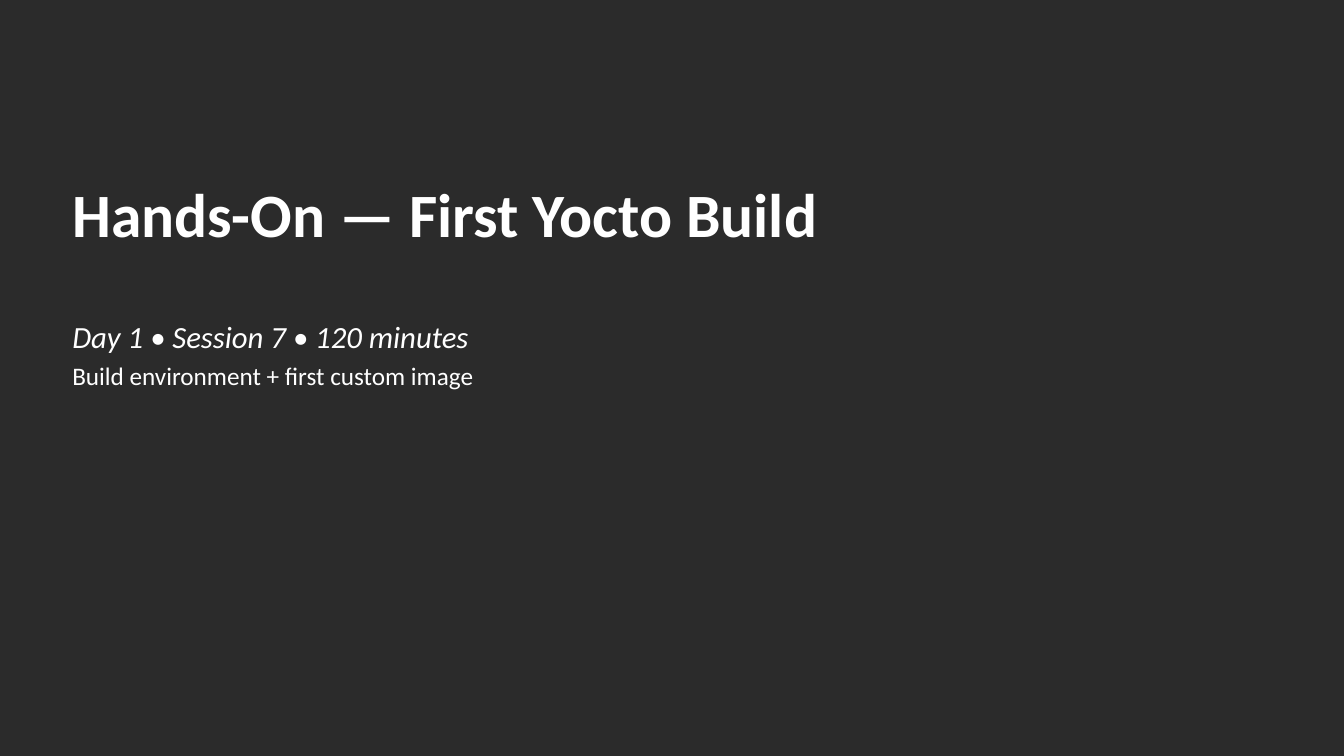
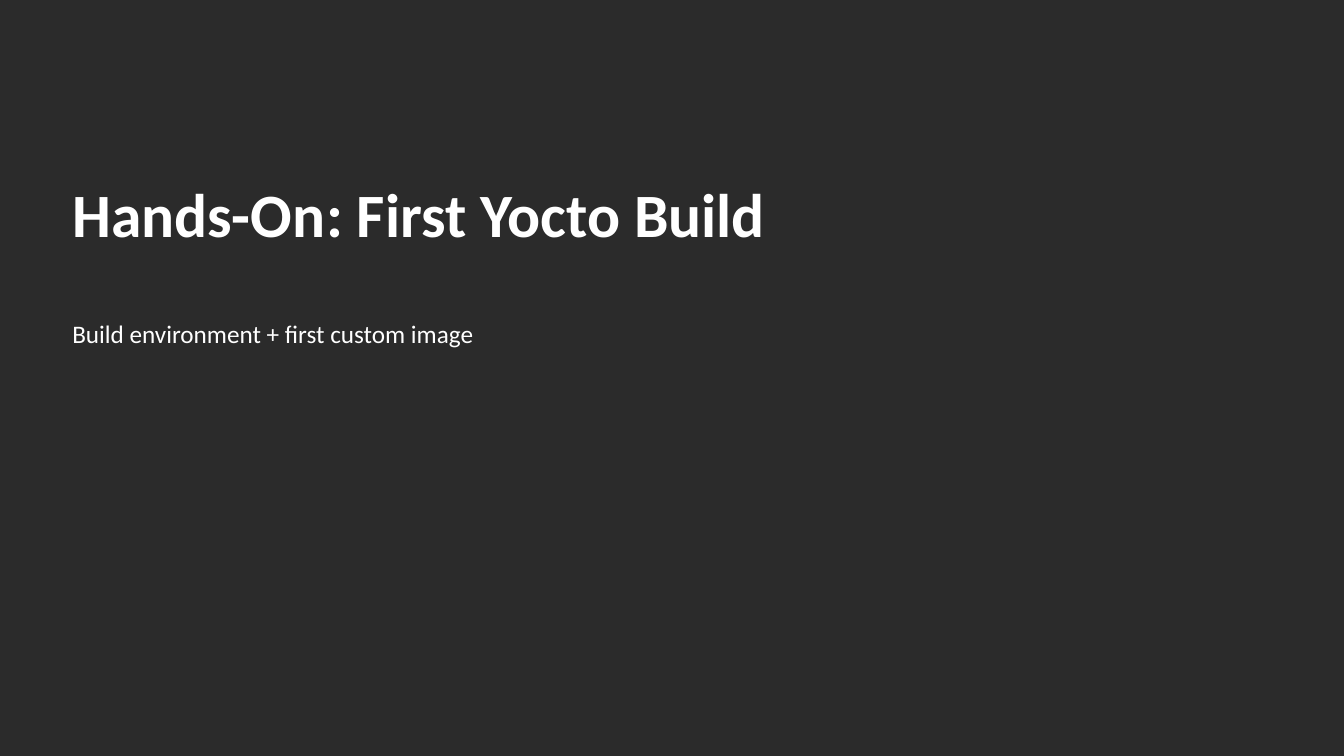
Before and after one commit to EmertxeInfoTech/Allegion-Training-Materials, a slide deck: slide 1 of yocto_training_all_session_decks/session_decks/D1S7_Build_HandsOn.pptx. Drawn at 1344x756 pixels with LibreOffice and Linux fonts; fonts in the diff are those of the drawing; background and template pictures are left out; a plain dark background stands for a picture behind light text. Boxes give left, top, right and bottom in pixels: in the first picture for what was removed or moved away, otherwise in the second. Text is boxed around its words. In the diff, an @@ line names an element or a change of style, - is before the commit and + after.

```diff
--- a/yocto_training_all_session_decks/session_decks/D1S7_Build_HandsOn.pptx
+++ b/yocto_training_all_session_decks/session_decks/D1S7_Build_HandsOn.pptx
@@ title at bbox=[72, 193, 765, 238]: text changed @@
-Hands-On — First Yocto Build
+Hands-On: First Yocto Build
@@ subtitle at bbox=[72, 327, 469, 353]: paragraph removed @@
-Day 1 • Session 7 • 120 minutes
```
Also in this commit, not shown: 8 other slides changed, 12 other files.
